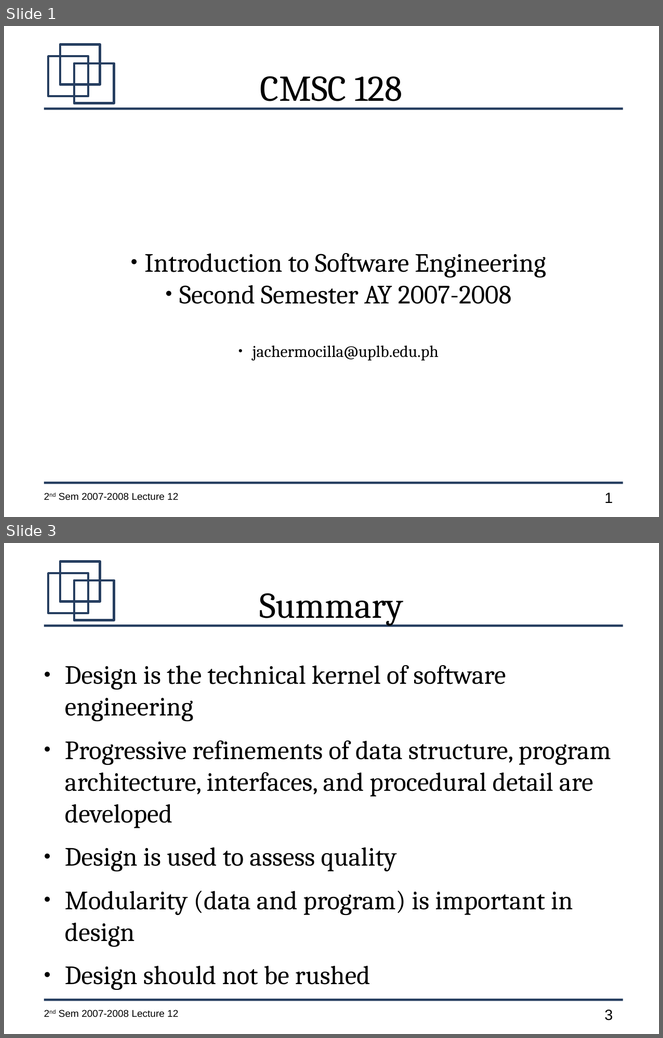
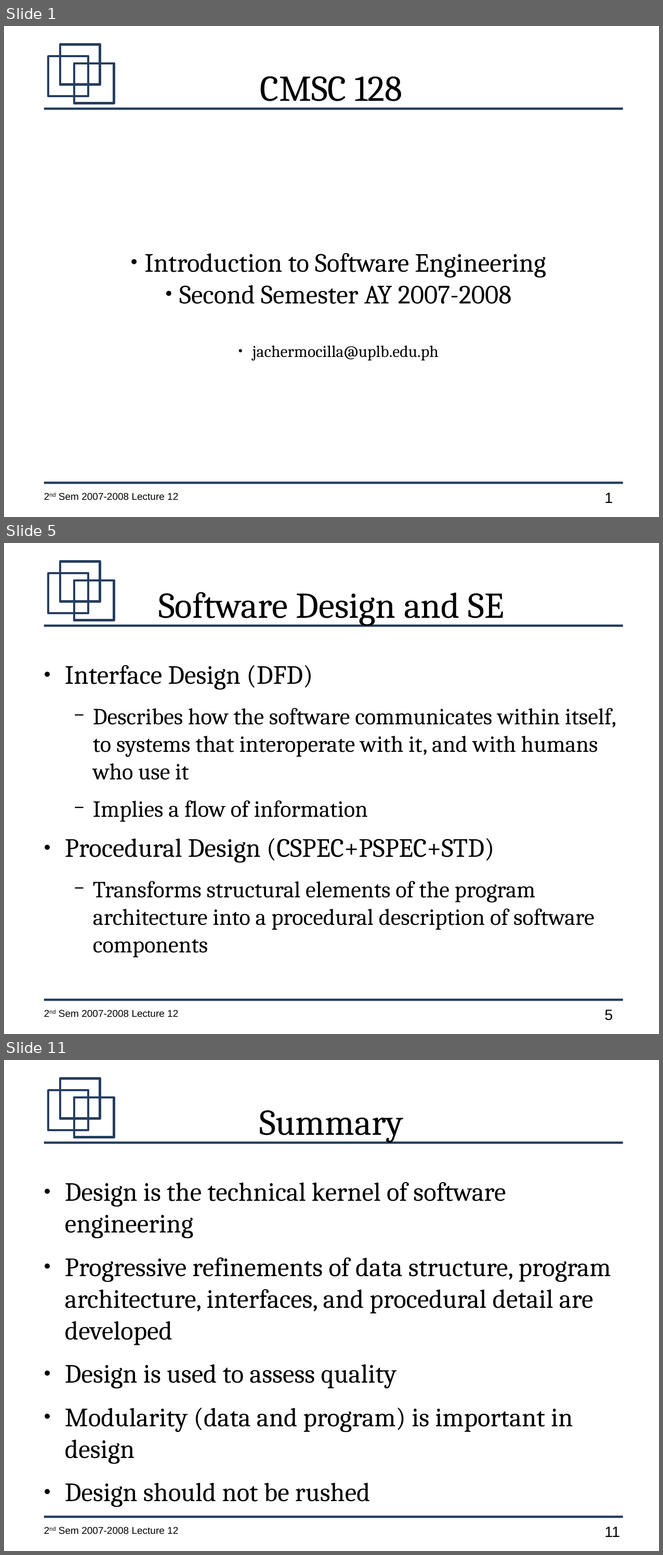
Before and after one commit to jachermocilla/jach-homepage, a slide deck: CMSC128-2nd-Sem-2007-L13.odp. Shown one above the other, each under a label of ours: slides 1 and 3 before the commit, slides 1, 5 and 11 after it; the slides between them are not shown. The pictures are 663x1038 and 663x1555 pixels, drawn with LibreOffice and Linux fonts; fonts in the diff are those of the drawing. Boxes give left, top, right and bottom in pixels: in the first picture for what was removed or moved away, otherwise in the second. Text is boxed around its words. In the diff, an @@ line names an element or a change of style, - is before the commit and + after.

```diff
--- a/CMSC128-2nd-Sem-2007-L13.odp
+++ b/CMSC128-2nd-Sem-2007-L13.odp
@@ slide 5 added at (x1=4, y1=543, x2=659, y2=1034), background #FFFFFF; not listed: 7 template elements that a slide beside it also shows @@
@@ title added at (x1=158, y1=592, x2=504, y2=626), 44 pt, text #000000 @@
+Software Design and SE
@@ text added at (x1=65, y1=665, x2=617, y2=958), 28 pt, text #000000 @@
+● Interface Design (DFD)
+  − Describes how the software communicates within itself, to systems that interoperate with it, and with humans who use it
+  − Implies a flow of information
+● Procedural Design (CSPEC+PSPEC+STD)
+  − Transforms structural elements of the program architecture into a procedural description of software components
@@ what was slide 3 is now slide 11 @@
@@ page number at (x1=605, y1=1527, x2=620, y2=1537): text changed @@
-3
+11
```
Also in this commit, not shown: 8 other slides added, 1 slide removed.
